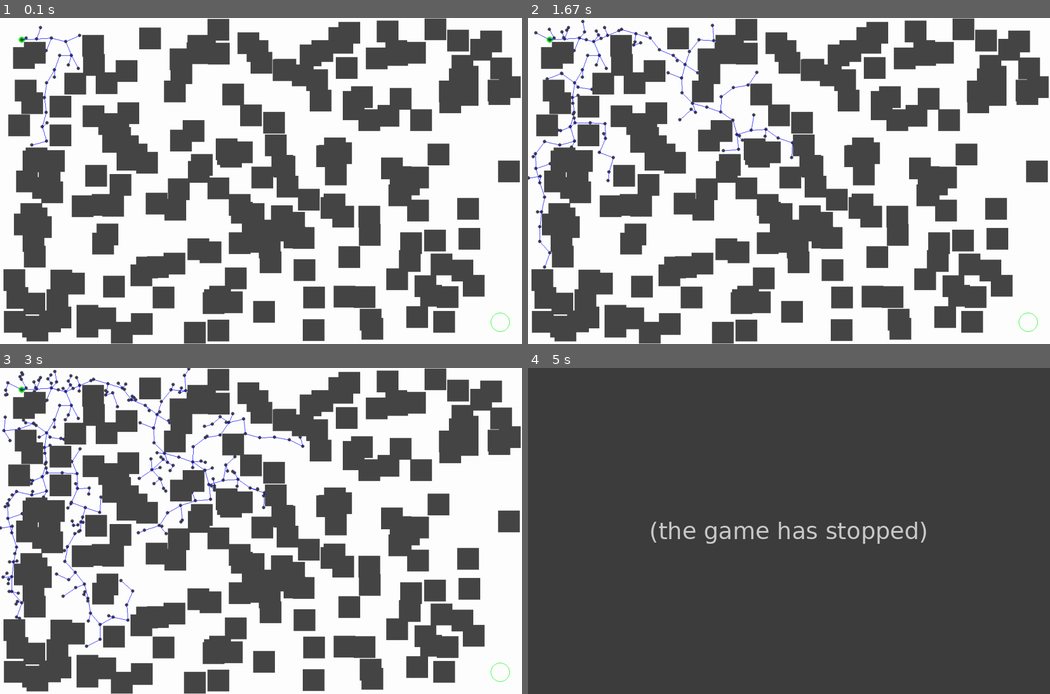
Above: before the commit, frames 1-4 (two rows, left to right).
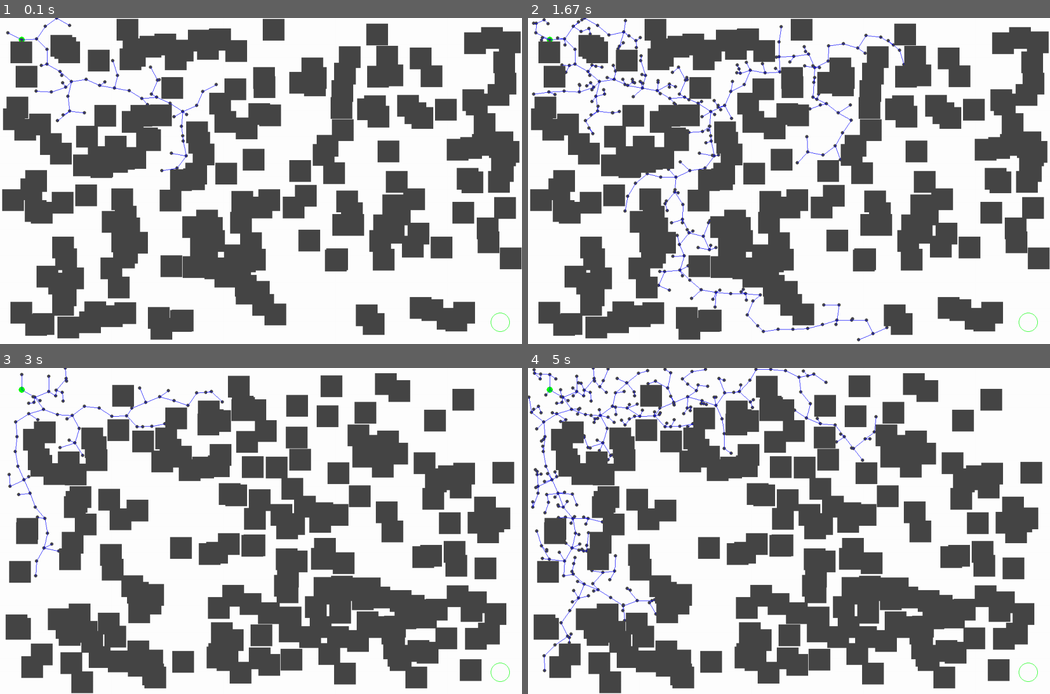
Above: after the commit, the same moments.

Repository: Marchesini010126/MotionPlanning
Game: pygame game, started from RRT/RRT.py
The game is run twice, just before and just after one commit, with the same random seed, the same clock (stepped at 60 frames per second) and the same inputs.
Inputs:
- Up to frame 1 (0.1 s): no input
- Up to frame 2 (1.67 s): no input
- Up to frame 3 (3 s): no input
- Up to frame 4 (5 s): tap Enter at 4.83 s

The runs differ from the first frame. In frame 1, 47% of the frame differs, in the area x 0-100%, y 0-100%; in frame 2, 48%; in frame 3, 50%; in frame 4, 60%.
Before the commit the program exited at 4.83 s; later frames show no game.

Commit message:
Add theta option to coordinates
Currently, the sode works exactly the same as before, as theta is ignored. Te nodes aer now in 1 list, as opposed to a list for each coordinate. To accomodate this, some changes have been made in places where only the x, y coordinates are needed

Diff:
--- a/RRT/RRT.py
+++ b/RRT/RRT.py
@@ -7,8 +7,8 @@
 
 def main():
     dimensions = (750, 1200)
-    start = (50, 50)
-    goal = (1150, 700)
+    start = (50, 50, 0)
+    goal = (1150, 700, 0)
     obsDim = 50
     obsNum = 200
     i = 0
@@ -22,6 +22,7 @@
 
     obstacles = graph.makeObs()
     map.drawMap(obstacles)
+    print("RRT main reached this point")
 
     t1 = time.time()
     while (not graph.pathToGoal()):
@@ -31,13 +32,15 @@
             raise
 
         if i % 10 == 0:
-            x, y, parent = graph.bias(goal)
-            pygame.draw.circle(map.map, map.grey, (x[-1], y[-1]), map.nodeRad+2, 0)
-            pygame.draw.line(map.map, map.blue, (x[-1], y[-1]), (x[parent[-1]], y[parent[-1]]), map.edgeThickness)
+            nodes, parent = graph.bias(goal)
+            x, y = nodes[-1][0], nodes[-1][1]
+            pygame.draw.circle(map.map, map.grey, (x, y), map.nodeRad+2, 0)
+            pygame.draw.line(map.map, map.blue, (x, y), (nodes[parent[-1]][0], nodes[parent[-1]][1]), map.edgeThickness)
         else:
-            x, y, parent = graph.expand()
-            pygame.draw.circle(map.map, map.grey, (x[-1], y[-1]), map.nodeRad+2, 0)
-            pygame.draw.line(map.map, map.blue, (x[-1], y[-1]), (x[parent[-1]], y[parent[-1]]), map.edgeThickness)
+            nodes, parent = graph.expand()
+            x, y = nodes[-1][0], nodes[-1][1]
+            pygame.draw.circle(map.map, map.grey, (x, y), map.nodeRad+2, 0)
+            pygame.draw.line(map.map, map.blue, (x, y), (nodes[parent[-1]][0], nodes[parent[-1]][1]), map.edgeThickness)
         if i % 10 == 0:
             pygame.display.update()
 
@@ -57,5 +60,6 @@
         try:
             main()
             result = True
-        except:
+        except Exception as e:
             result = False
+            print(e)
--- a/RRT/RRTbase.py
+++ b/RRT/RRTbase.py
@@ -33,8 +33,8 @@
 
 
     def drawMap(self, obstacles):
-        pygame.draw.circle(self.map, self.green, self.start, self.nodeRad+5, 0)
-        pygame.draw.circle(self.map, self.green, self.goal, self.nodeRad+20, 1)
+        pygame.draw.circle(self.map, self.green, self.start[:2], self.nodeRad+5, 0)
+        pygame.draw.circle(self.map, self.green, self.goal[:2], self.nodeRad+20, 1)
         self.drawObs(obstacles)
 
     def drawPath(self, path):
@@ -52,18 +52,13 @@
 
 class RRTGraph:
     def __init__(self, start, goal, MapDimensions, obsdim, obsnum):
-        (x, y) = start
         self.start = start
         self.goal = goal
         self.goalFlag = False
         self.maph, self.mapw = MapDimensions
-        self.x = []
-        self.y = []
-        self.parent = []
         # initialize tree
-        self.x.append(x)
-        self.y.append(y)
-        self.parent.append(0)
+        self.nodes = [start]  # List of tuples representing C space (x, y, theta)
+        self.parent = [0]  # List of ints, representing each node's parent (ie node N's parent can be found at index N)
         # obstacles
         self.obstacles = []
         self.obsDim = obsdim
@@ -74,12 +69,14 @@
 
 
     def makeRandomRect(self):
+        """Randomly select coordinates in workspace"""
         uppercornerx = int(random.uniform(0, self.mapw - self.obsDim))
         uppercornery = int(random.uniform(0, self.maph - self.obsDim))
         return (uppercornerx, uppercornery)
 
 
     def makeObs(self):
+        """Create given amount of obstacles, clear of start and goal point"""
         obs = []
         for i in range(0, self.obsNum):
             rectangle = None
@@ -87,7 +84,7 @@
             while startgoalcol:
                 upper = self.makeRandomRect()
                 rectangle = pygame.Rect(upper, (self.obsDim, self.obsDim))
-                if rectangle.collidepoint(self.start) or rectangle.collidepoint(self.goal):
+                if rectangle.collidepoint(self.start[:2]) or rectangle.collidepoint(self.goal[:2]):
                     startgoalcol = True
                 else:
                     startgoalcol = False
@@ -95,37 +92,49 @@
         self.obstacles = obs.copy()
         return obs
 
-    def addNode(self, n, x, y):
-        self.x.insert(n, x)
-        self.y.insert(n, y)
+    def addNode(self, n, node):
+        """Add node to graph
+
+        Keyword arguments:
+        n -- the node number
+        node -- tuple represent C-space: (x, y, theta)
+        """
+        self.nodes.insert(n, node)
 
 
     def removeNode(self, n):
-        self.x.pop(n)
-        self.y.pop(n)
+        """Remove node from graph"""
+        self.nodes.pop(n)
 
     def addEdge(self, parent, child):
+        """Connect nodes to each other"""
         self.parent.insert(child, parent)
 
     def removeEdge(self, n):
+        """Remove connection between nodes"""
         self.parent.pop(n)
 
     def numberOfNodes(self):
-        return len(self.x)
+        """Return number of nodes in graph"""
+        return len(self.nodes)
 
     def distance(self, n1, n2):
-        (x1, y1) = (self.x[n1], self.y[n1])
-        (x2, y2) = (self.x[n2], self.y[n2])
+        """Calculate straight line distance between two nodes"""
+        node1, node2 = self.nodes[n1], self.nodes[n2]
+        x1, y1, theta1 = node1[0], node1[1], node1[2]
+        x2, y2, theta2 = node2[0], node2[1], node2[2]
         px = (float(x1) - float(x2))**2
         py = (float(y1) - float(y2))**2
         return (px + py)**(0.5)
 
     def sample_envir(self):
+        """Get random coordinate in workspace"""
         x = int(random.uniform(0, self.mapw))
         y = int(random.uniform(0, self.maph))
         return x, y
 
     def nearest(self, n):
+        """Return nearest connected node"""
         dmin = self.distance(0, n)
         nnear = 0
         for i in range(0, n):
@@ -135,8 +144,9 @@
         return nnear
 
     def isFree(self):
+        """Check if newest node is not within an object"""
         n = self.numberOfNodes() - 1
-        (x, y) = self.x[n], self.y[n]
+        (x, y, theta) = self.nodes[n]
         obs = self.obstacles.copy()
         while len(obs) > 0:
             rectangle = obs.pop(0)
@@ -146,6 +156,7 @@
         return True
 
     def crossObstacle(self, x1, x2, y1, y2):
+        """Check if straight line between two coordinates crosses objects"""
         obs = self.obstacles.copy()
         while len(obs) > 0:
             rectangle = obs.pop(0)
@@ -158,8 +169,10 @@
         return  False
 
     def connect(self, n1, n2):
-        (x1, y1) = (self.x[n1], self.y[n1])
-        (x2, y2) = (self.x[n2], self.y[n2])
+        """Connect two nodes, if possible"""
+        node1, node2 = self.nodes[n1], self.nodes[n2]
+        x1, y1, theta1 = node1[0], node1[1], node1[2]
+        x2, y2, theta2 = node2[0], node2[1], node2[2]
         if self.crossObstacle(x1, x2, y1, y2):
             self.removeNode(n2)
             return False
@@ -168,58 +181,62 @@
             return True
 
     def step(self, nnear, nrand, dmax = 35):
+        """Check if new node is close enough to nearest node, if not move it closer."""
         d = self.distance(nnear, nrand)
         if d > dmax:
             u = dmax/d
-            (xnear, ynear) = (self.x[nnear], self.y[nnear])
-            (xrand, yrand) = (self.x[nrand], self.y[nrand])
+            xnear, ynear = self.nodes[nnear][0], self.nodes[nnear][1]
+            xrand, yrand = self.nodes[nrand][0], self.nodes[nrand][1]
             (px, py) = (xrand - xnear, yrand - ynear)
             theta = math.atan2(py, px)
             (x, y) = (int(xnear + dmax*math.cos(theta)), int(ynear + dmax*math.sin(theta)))
             self.removeNode(nrand)
             if abs(x - self.goal[0]) < dmax and abs(y - self.goal[1]) < dmax:
-                self.addNode(nrand, self.goal[0], self.goal[1])
+                self.addNode(nrand, (self.goal[0], self.goal[1], theta))
                 self.goalstate = nrand
                 self.goalFlag = True
             else:
-                self.addNode(nrand, x, y)
+                self.addNode(nrand, (x, y, theta))
 
 
     def pathToGoal(self):
+        """Trace back steps to find th path after goal is reached"""
         if self.goalFlag:
             self.path = []
             self.path.append(self.goalstate)
             newpos = self.parent[self.goalstate]
-            while (newpos != 0):
+            while newpos != 0:
                 self.path.append(newpos)
                 newpos = self.parent[newpos]
             self.path.append(0)
         return self.goalFlag
 
     def getPathCoords(self):
+        """Return list of each coordinate (in C space) of the path"""
         pathCoords = []
         for node in self.path:
-            x, y = (self.x[node], self.y[node])
-            pathCoords.append((x, y))
+            pathCoords.append(self.nodes[node])
         return pathCoords
 
     def bias(self, ngoal):
+        """Take step directly towards the goal"""
         n = self.numberOfNodes()
-        self.addNode(n, ngoal[0], ngoal[1])
+        self.addNode(n, (ngoal[0], ngoal[1], ngoal[2]))
         nnear = self.nearest(n)
         self.step(nnear, n)
         self.connect(nnear, n)
-        return self.x, self.y, self.parent
+        return self.nodes, self.parent
 
     def expand(self):
+        """Take random step"""
         n = self.numberOfNodes()
         x, y = self.sample_envir()
-        self.addNode(n, x, y)
+        self.addNode(n, (x, y, 0))  # !! theta randomly set to 0, as it is currently ignored. To be calculated by Dubin
         if self.isFree():
             xnearest = self.nearest(n)
             self.step(xnearest, n)
             self.connect(xnearest, n)
-        return self.x, self.y, self.parent
+        return self.nodes, self.parent
 
     def cost(self):
         pass
